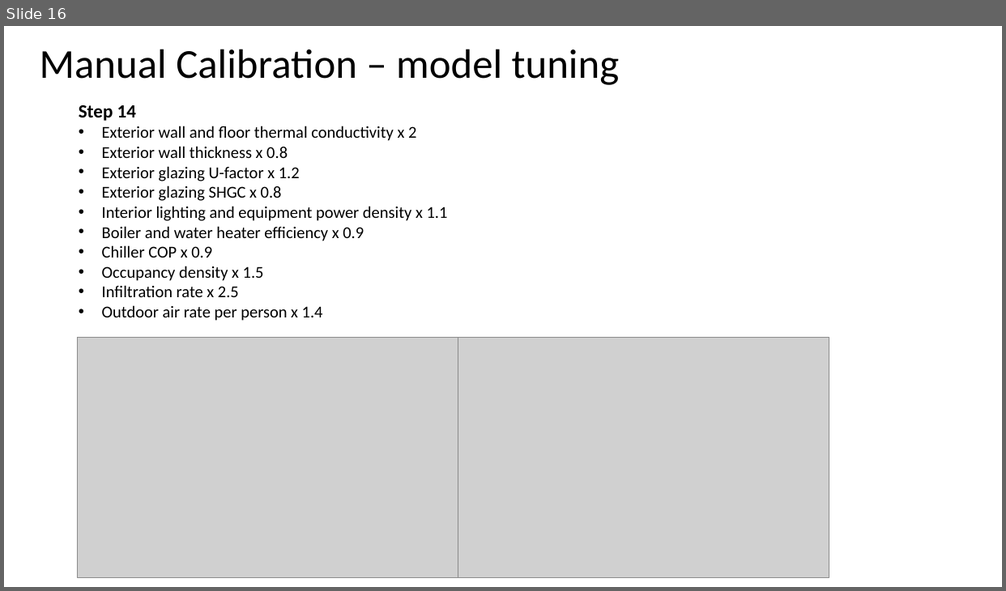
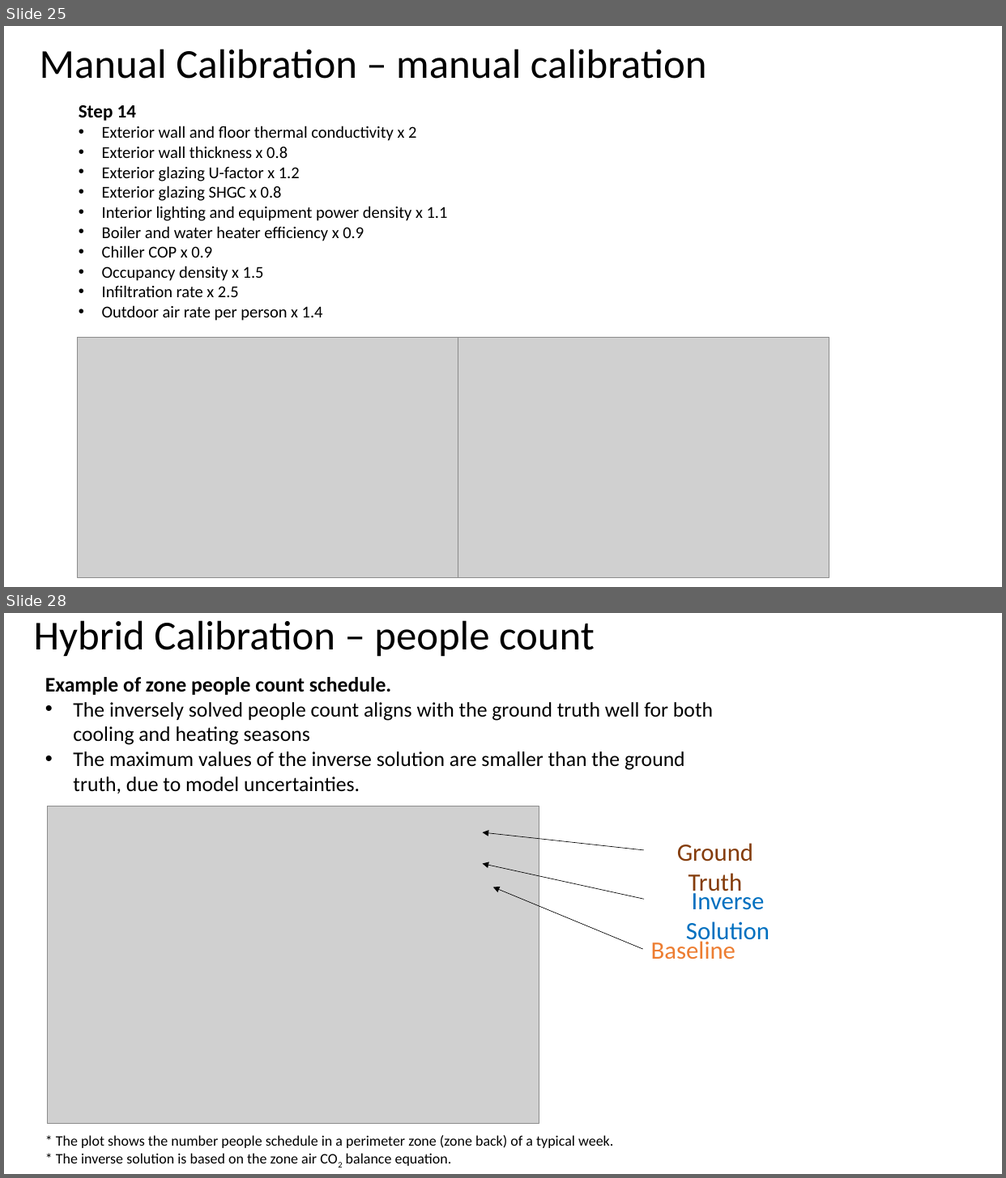
Before and after one commit to tsbyq/SDI, a slide deck: Model_Calibration_2.1/2~Hybrid_Calibration/Model Calibration_HM.pptx. Shown one above the other, each under a label of ours: slide 16 before the commit, slides 25 and 28 after it; the slides between them are not shown. The pictures are 1006x591 and 1006x1178 pixels, drawn with LibreOffice and Linux fonts; fonts in the diff are those of the drawing; grey boxes stand for pictures. Boxes give left, top, right and bottom in pixels: in the first picture for what was removed or moved away, otherwise in the second. Text is boxed around its words. In the diff, an @@ line names an element or a change of style, - is before the commit and + after.

```diff
--- a/Model_Calibration_2.1/2~Hybrid_Calibration/Model Calibration_HM.pptx
+++ b/Model_Calibration_2.1/2~Hybrid_Calibration/Model Calibration_HM.pptx
@@ slide 28 added at (4, 613, 1002, 1174), background #FFFFFF @@
@@ title added at (34, 620, 594, 657), 39.6 pt, text #000000 @@
+Hybrid Calibration – people count
@@ text added at (45, 677, 713, 794), 20 pt, text #000000 @@
+Example of zone people count schedule.
+• The inversely solved people count aligns with the ground truth well for both cooling and heating seasons
+• The maximum values of the inverse solution are smaller than the ground truth, due to model uncertainties.
@@ group added at (48, 806, 769, 1123): 3 texts, 3 arrows, 1 picture @@
+Baseline
+Inverse Solution
+Ground Truth
@@ text added at (56, 1135, 613, 1148), 14 pt, text #000000 @@
+* The plot shows the number people schedule in a perimeter zone (zone back) of a typical week.
@@ text added at (56, 1153, 452, 1166), 14 pt, text #000000 @@
+* The inverse solution is based on the zone air CO2 balance equation.
@@ what was slide 16 is now slide 25 @@
@@ slide 25 changed as well @@
@@ title at (40, 49, 707, 79): text changed @@
-Manual Calibration – model tuning
+Manual Calibration – manual calibration
```
Also in this commit, not shown: 15 other slides changed, 19 other slides added, 7 slides removed, 45 other files.
